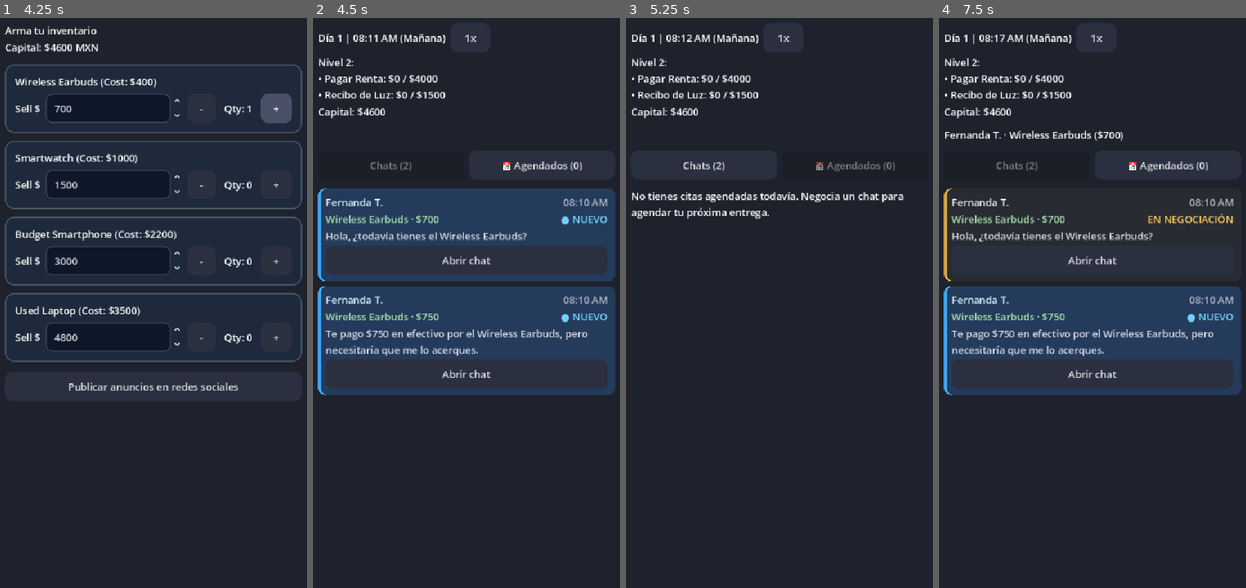
Above: before the commit, frames 1-4 (left to right).
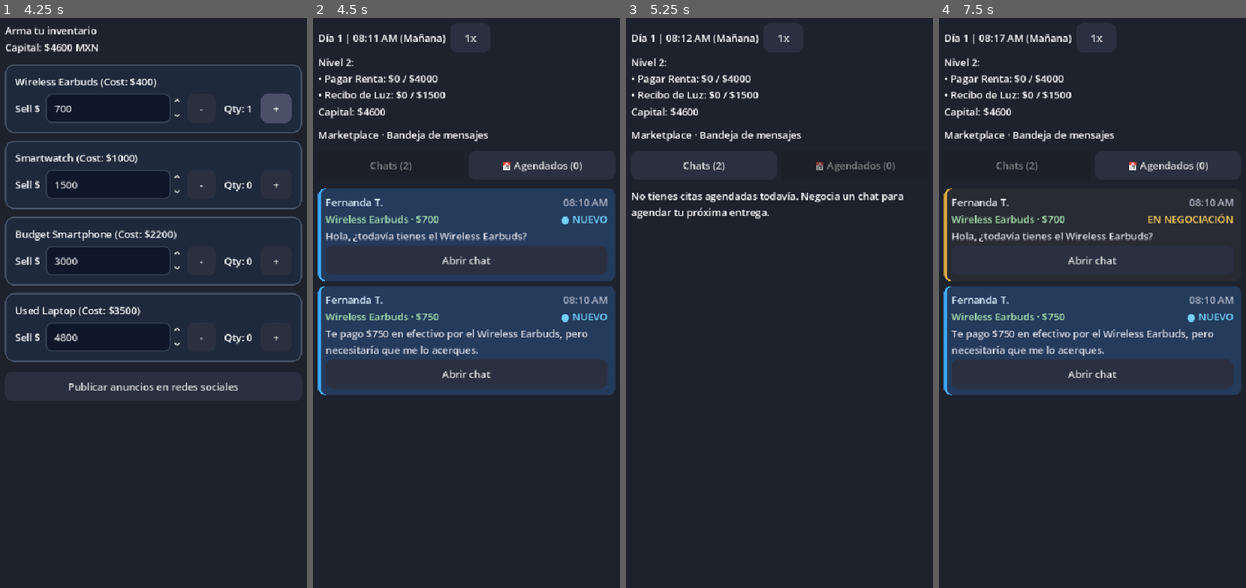
Above: after the commit, the same moments.

Repository: Ricardo-rdz-dz/tres-b
Game: Godot game, scene res://ui/PhoneHub.tscn
The game is run twice, just before and just after one commit, with the same random seed, the same clock (stepped at 60 frames per second) and the same inputs. This scene is started directly instead of the project's main scene.
Inputs:
- Up to frame 1 (4.25 s): click "1x" at 0.5 s; click "2.5x" at 1.25 s; click "Ir a Inventario" at 2 s; click "-" at 2.75 s; click "+" at 3.5 s
- Up to frame 2 (4.5 s): click "Publicar anuncios en redes so…" at 4.25 s
- Up to frame 3 (5.25 s): click "📅 Agendados (0)" at 5 s
- Up to frame 4 (7.5 s): click "Chats (2)" at 5.75 s; click "Abrir chat" at 6.5 s; click "← Chats" at 7.25 s

Frame 1 is identical in both runs. In frame 2, 0.4% of the frame differs, in the area x 1-58%, y 19-22%; in frame 3, 0.4%; in frame 4, 0.5%, in the area x 2-60%, y 19-22%.

Commit message:
fix(fase-2): escala de km en ruta multiple y ancho vertical del planificador (BUG-04, BUG-05)

Diff:
--- a/core/GameState.gd
+++ b/core/GameState.gd
@@ -531,9 +531,8 @@
 func get_leg_summary(from_loc_id: String, to_loc_id: String) -> Dictionary:
 	var from_pos: Vector2 = _get_location_coords(from_loc_id)
 	var to_pos: Vector2 = _get_location_coords(to_loc_id)
-	var km: float = maxf(0.5, snappedf(from_pos.distance_to(to_pos), 0.1))
+	var km: float = maxf(0.5, snappedf(from_pos.distance_to(to_pos) / 30.0, 0.1))
 	var est_min: int = maxi(2, int(round(km * 1.4)))
-	# $2.5 por km real recorrido (como el circuito incluye ida y vuelta, equivale a los $5/km lineales)
 	var fuel_cost: float = maxf(5.0, snappedf(km * 2.5, 5.0))
 	var dest_name: String = "Base" if (to_loc_id == "" or to_loc_id == "base") else String(city_locations.get(to_loc_id, {}).get("name", to_loc_id))
 	return {
--- a/ui/PhoneHub.gd
+++ b/ui/PhoneHub.gd
@@ -62,6 +62,7 @@
 
 func _add_reply_button(text: String, callback: Callable) -> void:
 	var btn := Button.new()
+	btn.autowrap_mode = TextServer.AUTOWRAP_WORD_SMART
 	btn.text = text
 	btn.pressed.connect(callback)
 	reply_buttons.add_child(btn)
@@ -80,6 +81,7 @@
 func _render_inbox() -> void:
 	_clear_container(chat_box)
 	_clear_container(reply_buttons)
+	views_label.text = "Marketplace · Bandeja de mensajes"
 
 	var all_chats: Array = GameState.get_sorted_chats()
 	var scheduled_chats: Array = []
@@ -155,14 +157,14 @@
 
 		if not selected_route_ids.is_empty():
 			var summary: Dictionary = GameState.calculate_multi_stop_route(selected_route_ids)
-			var info_txt: String = "Ruta: %d/%d paradas · %.1f km (ida y vuelta) · ~%d min · ~$%.0f gas" % [
+			var info_txt: String = "%d/%d · %.1f km · ~%d min · ~$%.0f gas" % [
 				selected_route_ids.size(),
 				max_stops,
 				float(summary["total_km"]),
 				int(summary["total_min"]),
 				float(summary["total_fuel"])
 			]
-			_add_reply_button("🗺️ Ordenar ruta y salir -> (%s)" % info_txt, func():
+			_add_reply_button("🗺️ Ordenar ruta (%s) ->" % info_txt, func():
 				show_route_planner = true
 				_refresh_ui()
 			)
